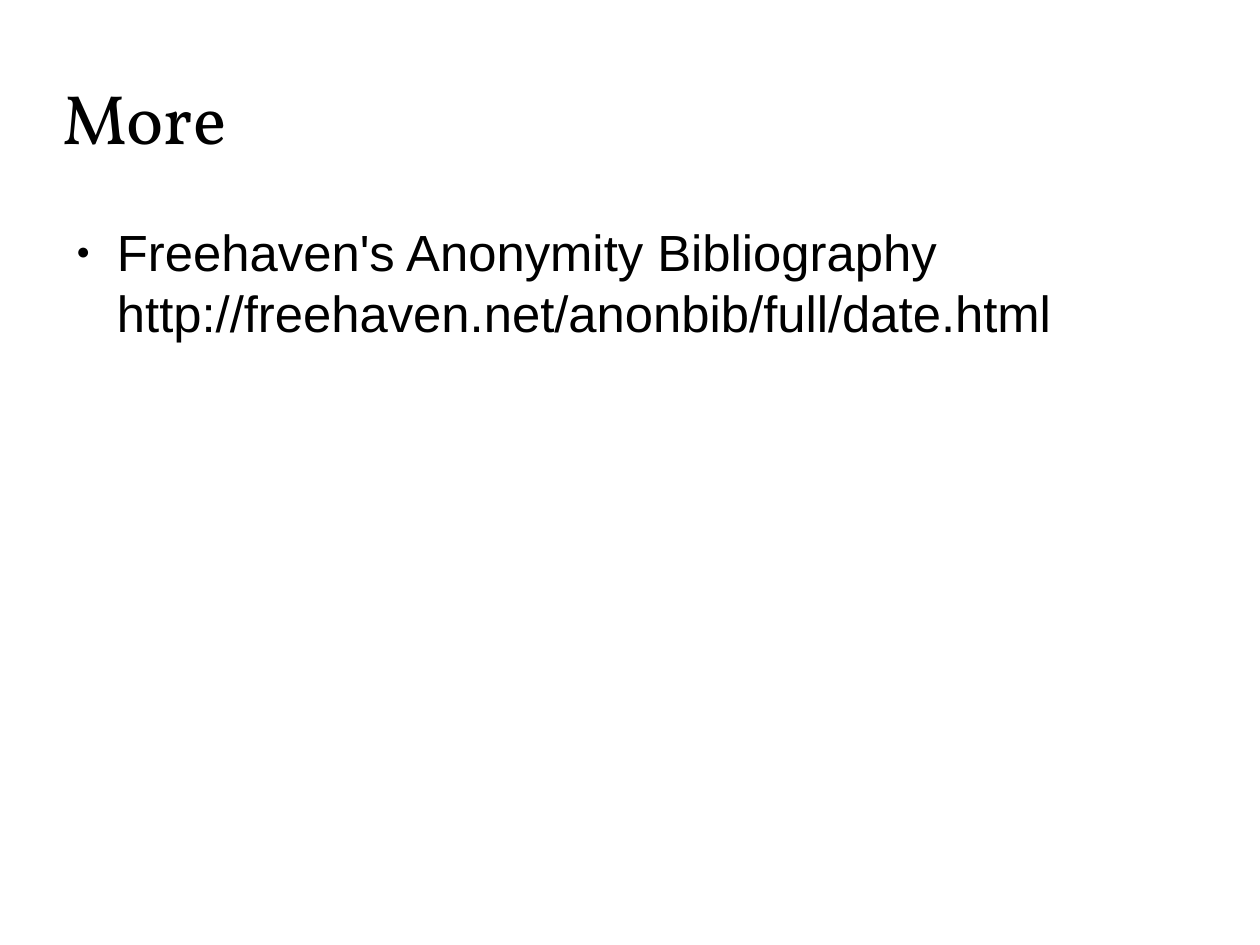
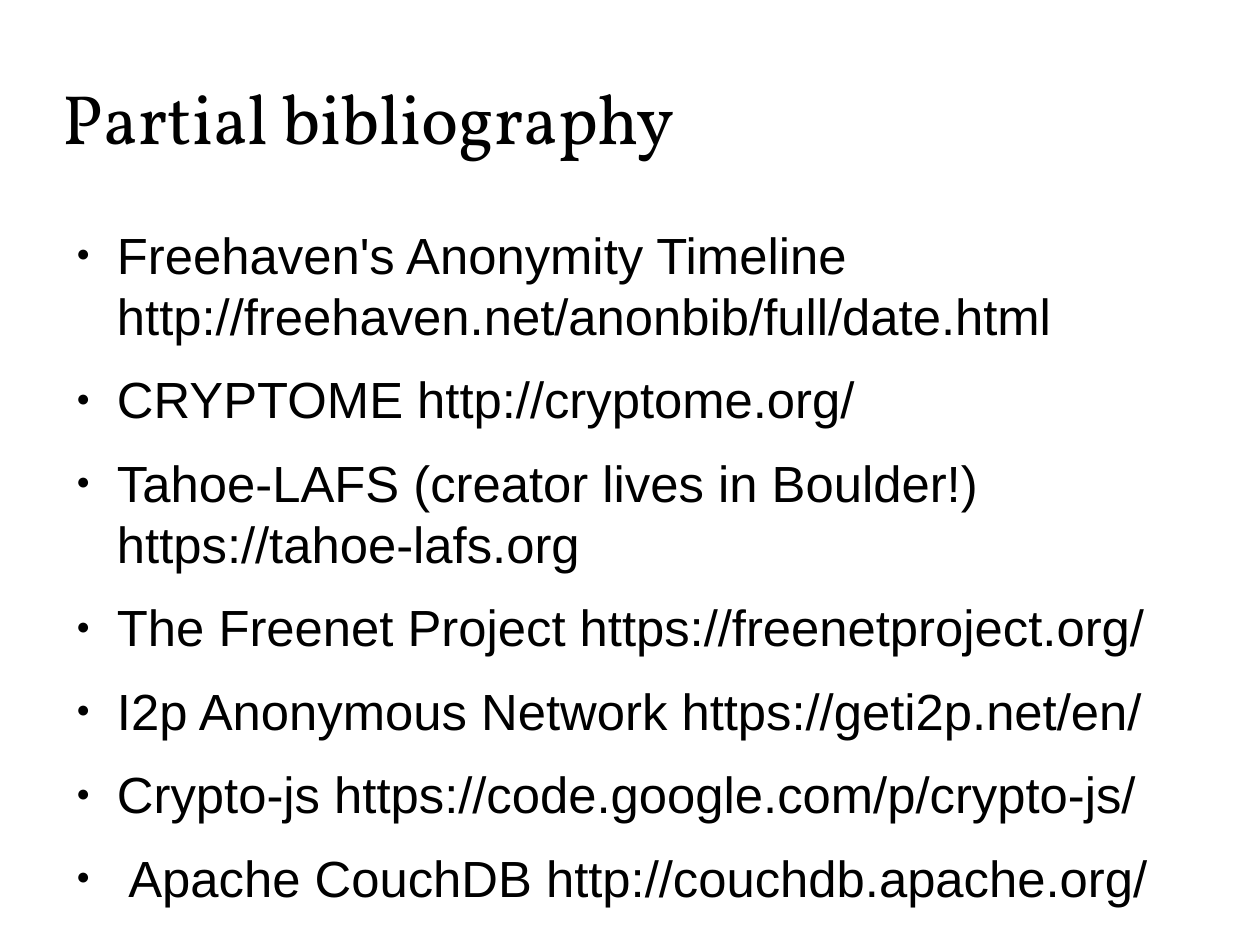
Before and after one commit to Zandrr/phonebook.js, a slide deck: slide 19 of documentation/ecen5013_presentation.odp (slide 17 before the commit). Drawn at 1260x945 pixels with LibreOffice and Linux fonts; fonts in the diff are those of the drawing. Boxes give left, top, right and bottom in pixels: in the first picture for what was removed or moved away, otherwise in the second. Text is boxed around its words. In the diff, an @@ line names an element or a change of style, - is before the commit and + after.

```diff
--- a/documentation/ecen5013_presentation.odp
+++ b/documentation/ecen5013_presentation.odp
@@ title at <box>63,94,675,162</box>: text changed @@
-More
+Partial bibliography
@@ text at <box>117,237,1147,907</box>: text changed @@
-● Freehaven's Anonymity Bibliography
-  http://freehaven.net/anonbib/full/date.html
+● Freehaven's Anonymity Timeline
+  http://freehaven.net/anonbib/full/date.html
+● CRYPTOME http://cryptome.org/
+● Tahoe-LAFS (creator lives in Boulder!) https://tahoe-lafs.org
+● The Freenet Project https://freenetproject.org/
+● I2p Anonymous Network https://geti2p.net/en/
+● Crypto-js https://code.google.com/p/crypto-js/
+● Apache CouchDB http://couchdb.apache.org/
```
Also in this commit, not shown: 12 slides added, 10 slides removed, 2 other files.
